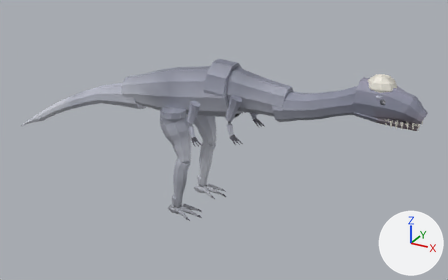
What one commit did to the glTF model examples/dinobrawl-3d/assets/dr.glb.
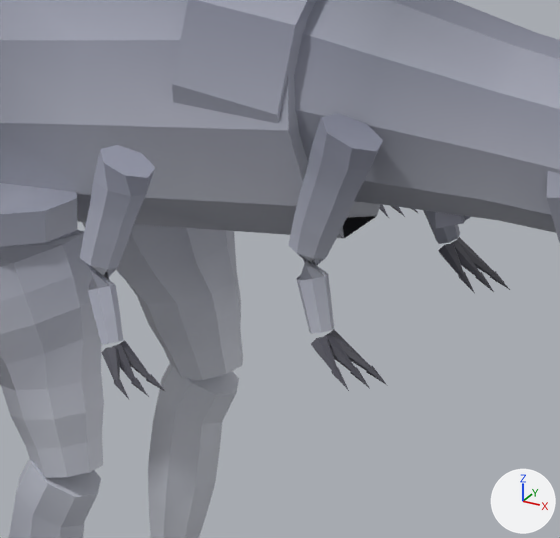
There are two pictures of each version: one whole from a 50 mm lens placed at (7.34, -12.77, 8.47), pointed at (0.12, 0.36, 1.9), one close up on the part from 38% to 61% of the width and 26% to 62% of the height. Every picture has the same lights, and +X, +Y and +Z are marked at lower right. The last two pictures show the newer version. Where no turn or scale is listed for an object, it has been applied to the vertices. Vertices at exactly the same position are counted once.

Before the edit, the objects in view are built like this:
```python
me_arm2clawl_001 = bpy.data.meshes.new('arm2clawL.001')
me_arm2clawl_001.from_pydata(...)  # 111 vertices, 198 faces; spans x 0.116..0.37, y 1.08..1.308, z 2.384..2.585
me_arm2clawl_001.materials.append(mat_defaultmaterial)
me_arm2clawr_001 = bpy.data.meshes.new('arm2clawR.001')
me_arm2clawr_001.from_pydata(...)  # 111 vertices, 198 faces; spans x 0.11..0.37, y -1.38..-1.126, z 2.384..2.587
me_arm2clawr_001.materials.append(mat_defaultmaterial_002)
me_arm2mr_001 = bpy.data.meshes.new('arm2mR.001')
me_arm2mr_001.from_pydata(...)  # 56 vertices, 108 faces; spans x -0.074..0.249, y -1.235..-0.93, z 2.559..3.425
me_arm2mr_001.materials.append(mat_defaultmaterial_003)
me_armmr_019 = bpy.data.meshes.new('armmR.019')
me_armmr_019.from_pydata(...)  # 63 vertices, 122 faces; spans x 0.683..1.096, y -0.681..-0.42, z 2.562..3.554
me_armmr_019.materials.append(mat_defaultmaterial_007)
ob_arm2clawl = bpy.data.objects.new('arm2clawL', me_arm2clawl_001)
ob_arm2clawl.location = (0.0, 0.0, 0.0)
ob_arm2clawr = bpy.data.objects.new('arm2clawR', me_arm2clawr_001)
ob_arm2clawr.location = (0.0, 0.0, 0.0)
ob_arm2mr = bpy.data.objects.new('arm2mR', me_arm2mr_001)
ob_arm2mr.location = (0.0, 0.0, 0.0)
ob_armmr = bpy.data.objects.new('armmR', me_armmr_019)
ob_armmr.location = (0.0, 0.0, 0.0)
# also in view: 'armclawL' at (1.01, 0.58, 2.47); 'armclawR' at (1.01, -0.68, 2.47); 'thighmL' at (-0.73, 0.59, 2.26); 'bodym' at (-0.3, 0.0, 3.37); 'shinmR' at (-0.6, -0.66, 0.95)
```
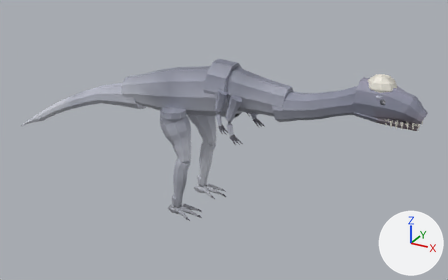
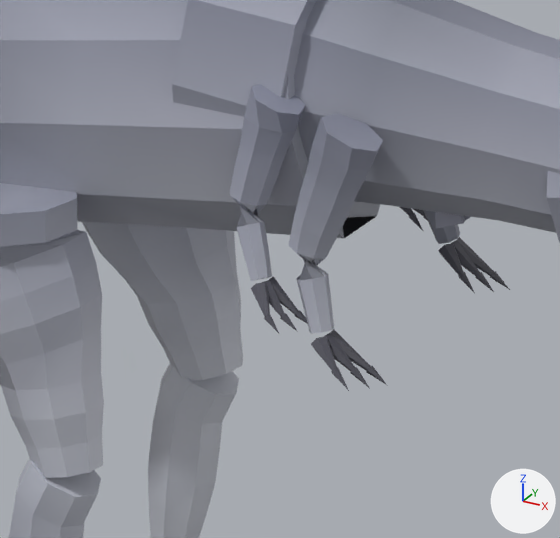
Edits to the bpy script that builds the scene:
```text
Change me_arm2clawl_001:
    used by ob_arm2clawl; location = (0.0, 0.0, 0.0)
    remove me_arm2clawl_001.from_pydata(...)  # 111 vertices, 198 faces; spans x 0.116..0.37, y 1.08..1.308, z 2.384..2.585
    add me_arm2clawl_001.from_pydata(...)  # 111 vertices, 198 faces; spans x 0.566..0.82, y 0.55..0.778, z 2.584..2.785
    me_arm2clawl_001 part 1: the whole mesh is moved by (0.45, -0.53, 0.2)
Change me_arm2clawr_001:
    used by ob_arm2clawr; location = (0.0, 0.0, 0.0)
    remove me_arm2clawr_001.from_pydata(...)  # 111 vertices, 198 faces; spans x 0.11..0.37, y -1.38..-1.126, z 2.384..2.587
    add me_arm2clawr_001.from_pydata(...)  # 111 vertices, 198 faces; spans x 0.56..0.82, y -0.85..-0.596, z 2.584..2.787
    me_arm2clawr_001 part 2: the whole mesh is moved by (0.45, 0.53, 0.2)
Change me_arm2mr_001:
    used by ob_arm2mr; location = (0.0, 0.0, 0.0)
    remove me_arm2mr_001.from_pydata(...)  # 56 vertices, 108 faces; spans x -0.074..0.249, y -1.235..-0.93, z 2.559..3.425
    add me_arm2mr_001.from_pydata(...)  # 56 vertices, 108 faces; spans x 0.376..0.699, y -0.705..-0.4, z 2.759..3.625
    me_arm2mr_001 part 3: the whole mesh is moved by (0.45, 0.53, 0.2)
```

Changed parts and their boxes (x1, y1, x2, y2) in the close-ups (560 x 538 px):
'arm2mR', moved
    before: (80, 145, 155, 345)
    after: (229, 84, 305, 281)
'arm2clawR', moved
    before: (101, 340, 166, 399)
    after: (251, 276, 308, 333)
'arm2clawL', moved (mostly hidden)
    before: (379, 204, 418, 218)
    after: (400, 207, 428, 231)
